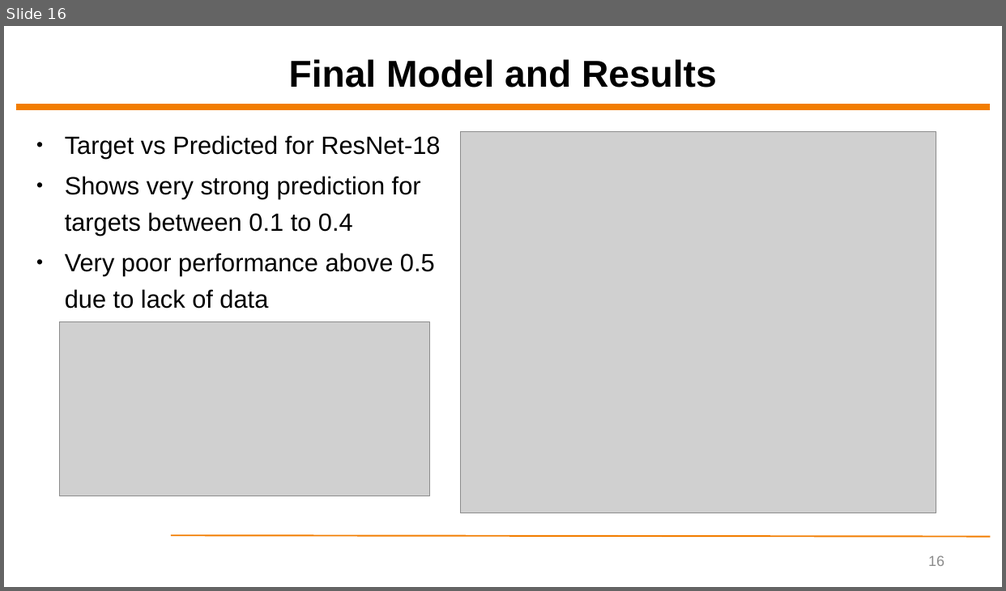
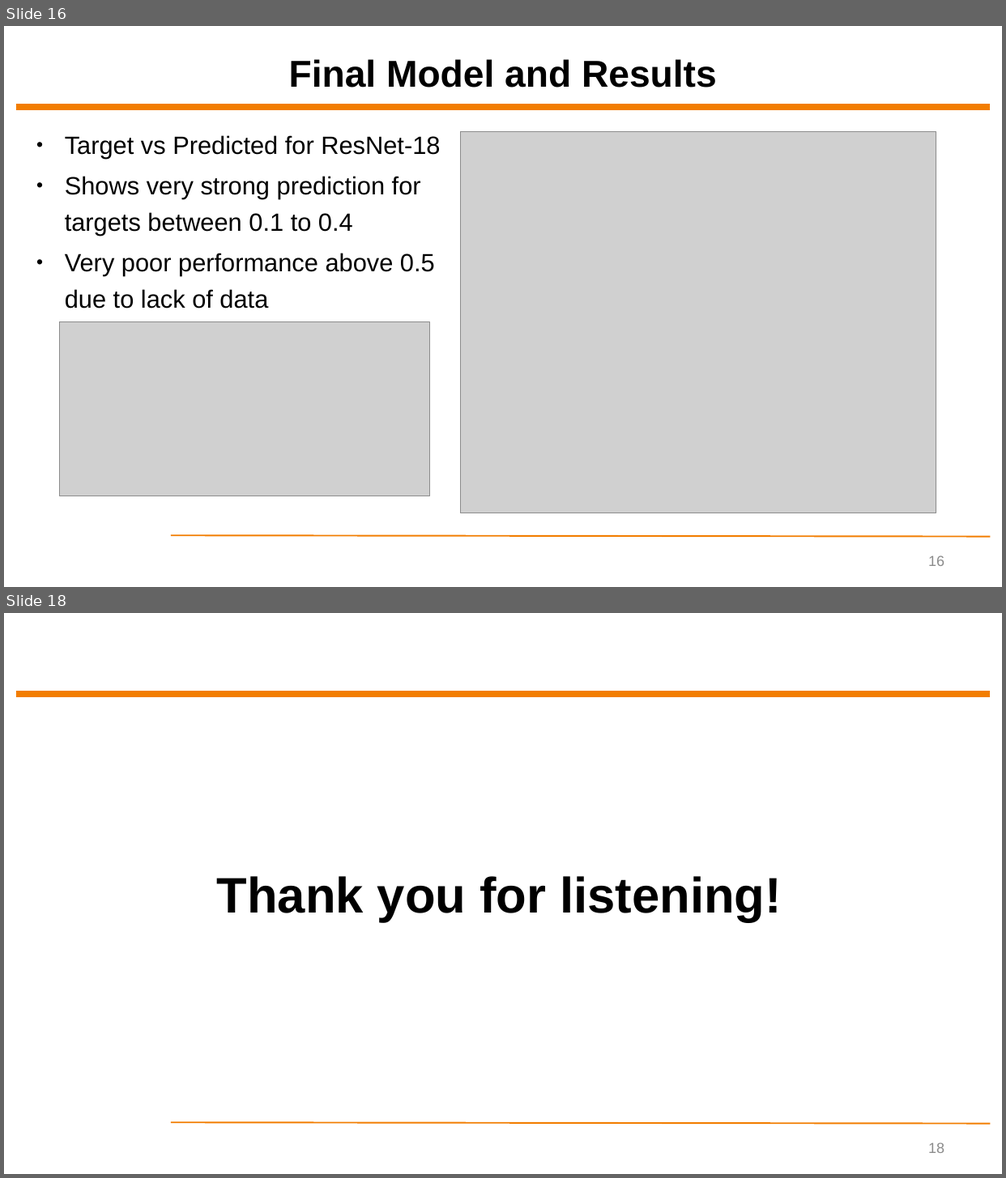
Before and after one commit to ytrivedi315/Final-Project-Yash-Trivedi, a slide deck: Final Presentation/ECEN5743 Final Project Presentation - YT.pptx. Shown one above the other, each under a label of ours: slide 16 before the commit, slides 16 and 18 after it; the slides between them are not shown. The pictures are 1006x591 and 1006x1178 pixels, drawn with LibreOffice and Linux fonts; fonts in the diff are those of the drawing; grey boxes stand for pictures; background and template pictures are left out. Boxes give left, top, right and bottom in pixels: in the first picture for what was removed or moved away, otherwise in the second. Text is boxed around its words. In the diff, an @@ line names an element or a change of style, - is before the commit and + after.

```diff
--- a/Final Presentation/ECEN5743 Final Project Presentation - YT.pptx
+++ b/Final Presentation/ECEN5743 Final Project Presentation - YT.pptx
@@ slide 18 added at [4, 613, 1002, 1174], background #FFFFFF; not listed: 2 template elements that a slide beside it also shows @@
@@ text added at [217, 876, 781, 922], 48 pt, text #000000, bold @@
+Thank you for listening!
@@ page number added at [928, 1143, 944, 1153], 14 pt, text #8C8C8C @@
+18
```
Also in this commit, not shown: 1 other slide added, 1 slide removed, 1 other file.
